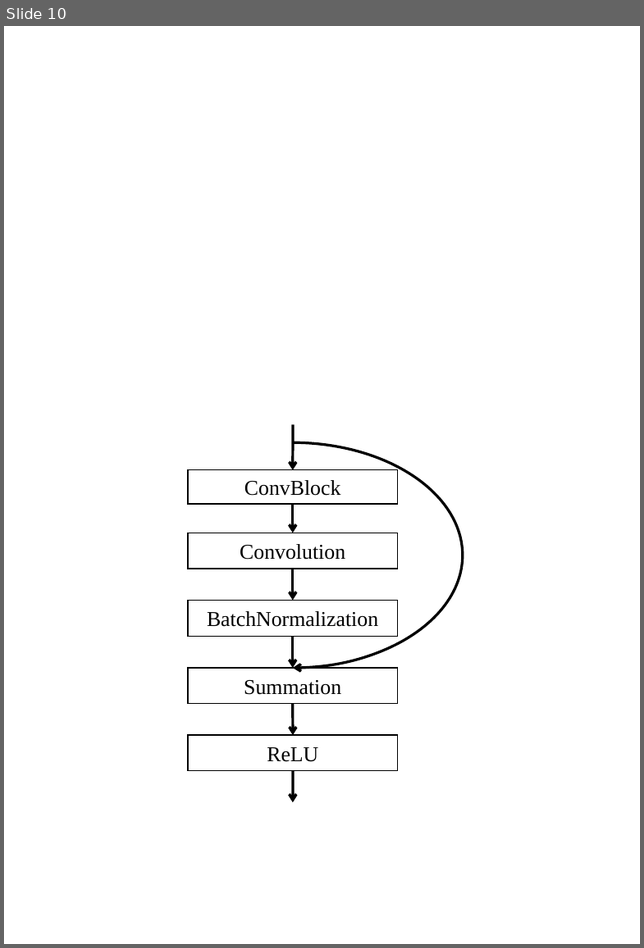
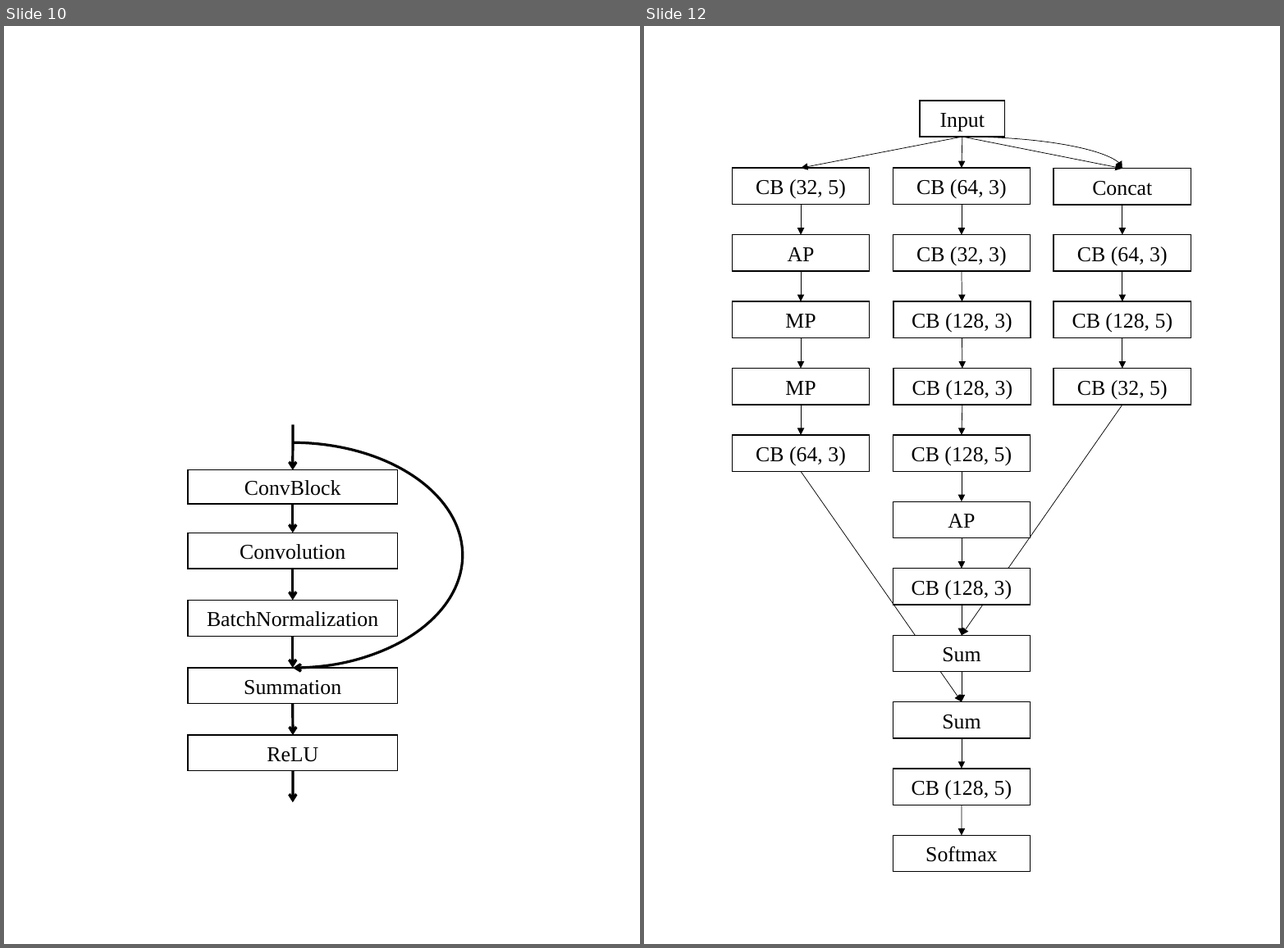
Before and after one commit to hoosha/CGP2CNN, a slide deck: draft_submit/images/GECCO2017.pptx. Shown side by side, each under a label of ours: slide 10 before the commit, slides 10 and 12 after it; the slides between them are not shown. The pictures are 644x948 and 1284x948 pixels, drawn with LibreOffice and Linux fonts; fonts in the diff are those of the drawing. Boxes give left, top, right and bottom in pixels: in the first picture for what was removed or moved away, otherwise in the second. Text is boxed around its words. In the diff, an @@ line names an element or a change of style, - is before the commit and + after.

```diff
--- a/draft_submit/images/GECCO2017.pptx
+++ b/draft_submit/images/GECCO2017.pptx
@@ slide 12 added at (644,26,1280,944), background #FFFFFF @@
@@ group added at (732,101,1190,871): 22 arrows, 21 rectangles, 1 curved arrow @@
+Input
+CB (64, 3)
+Softmax
+CB (32, 5)
+Concat
+CB (32, 3)
+CB (64, 3)
+CB (128, 5)
+CB (128, 3)
+CB (32, 5)
+CB (128, 3)
+AP
+MP
+CB (128, 5)
+AP
+MP
+CB (128, 3)
+Sum
+CB (64, 3)
+Sum
+CB (128, 5)
```
Also in this commit, not shown: 1 slide changed, 1 other slide added, 1 other file.
